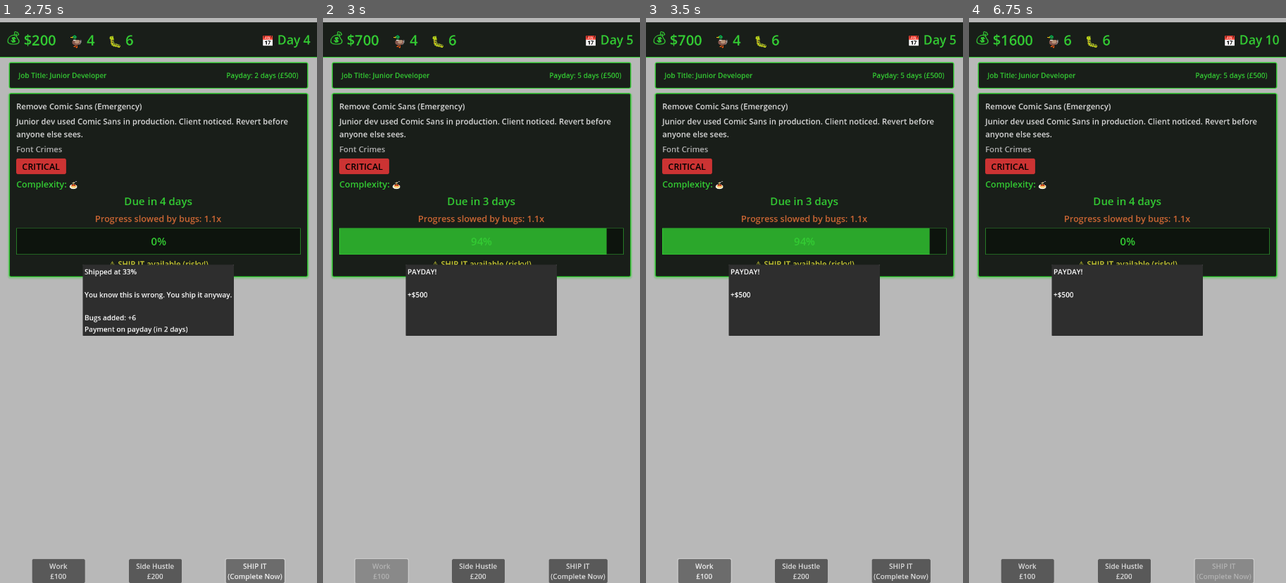
Above: before the commit, frames 1-4 (left to right).
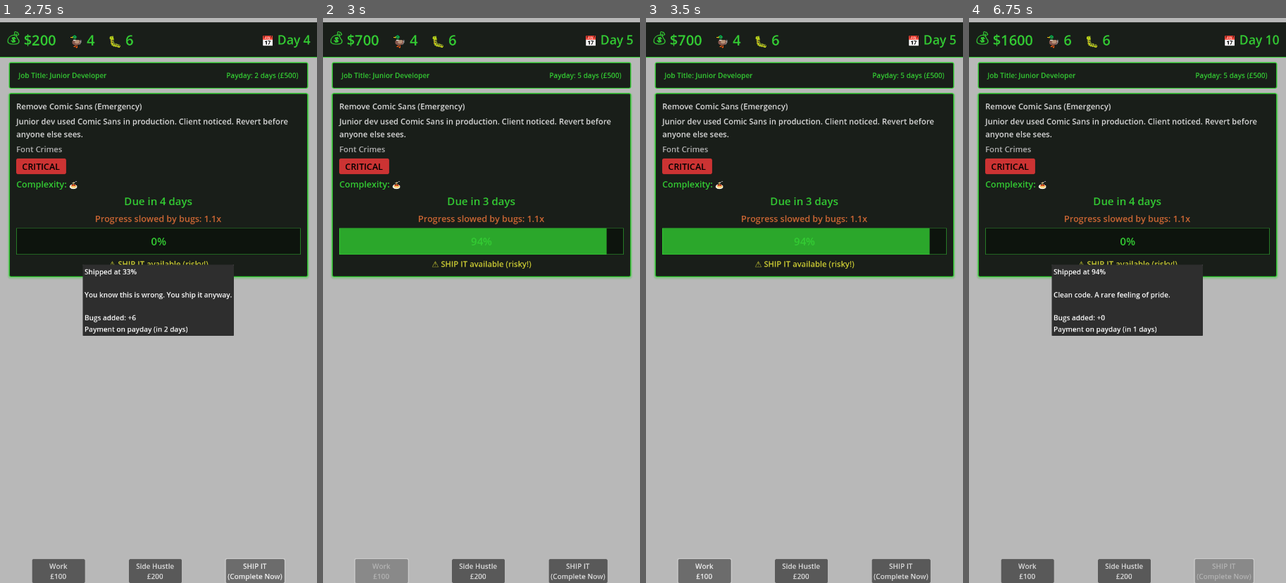
Above: after the commit, the same moments.

Repository: lmchoi/alt-f-this
Game: Godot game, scene res://scenes/game_ui.tscn
The game is run twice, just before and just after one commit, with the same random seed, the same clock (stepped at 60 frames per second) and the same inputs.
Inputs:
- Up to frame 1 (2.75 s): click "Work £100" at 0.5 s; click "Side Hustle £200" at 1.25 s; click "SHIP IT (Complete Now)" at 2 s
- Up to frame 2 (3 s): click "Work £100" at 2.75 s
- Up to frame 3 (3.5 s): no input
- Up to frame 4 (6.75 s): click "Side Hustle £200" at 3.5 s; click "SHIP IT (Complete Now)" at 4.25 s; click "Work £100" at 5 s; click "Side Hustle £200" at 5.75 s; click "SHIP IT (Complete Now)" at 6.5 s

Frame 1 is identical in both runs. In frame 2, 5.2% of the frame differs, in the area x 26-74%, y 43-57%; in frame 3, 5.2%; in frame 4, 0.6%.

Commit message:
Remove payday dialog

Diff:
--- a/autoloads/game_manager.gd
+++ b/autoloads/game_manager.gd
@@ -201,7 +201,6 @@
 		days_until_payday = PAYDAY_INTERVAL
 		money += PAYDAY_SALARY
 		payday_occurred.emit(PAYDAY_SALARY)
-		event_occurred.emit({"text": "PAYDAY!\n\n+$%d" % PAYDAY_SALARY, "money": 0, "ducks": 0})
 
 	# Check for production outages (time bombs)
 	check_time_bombs()
